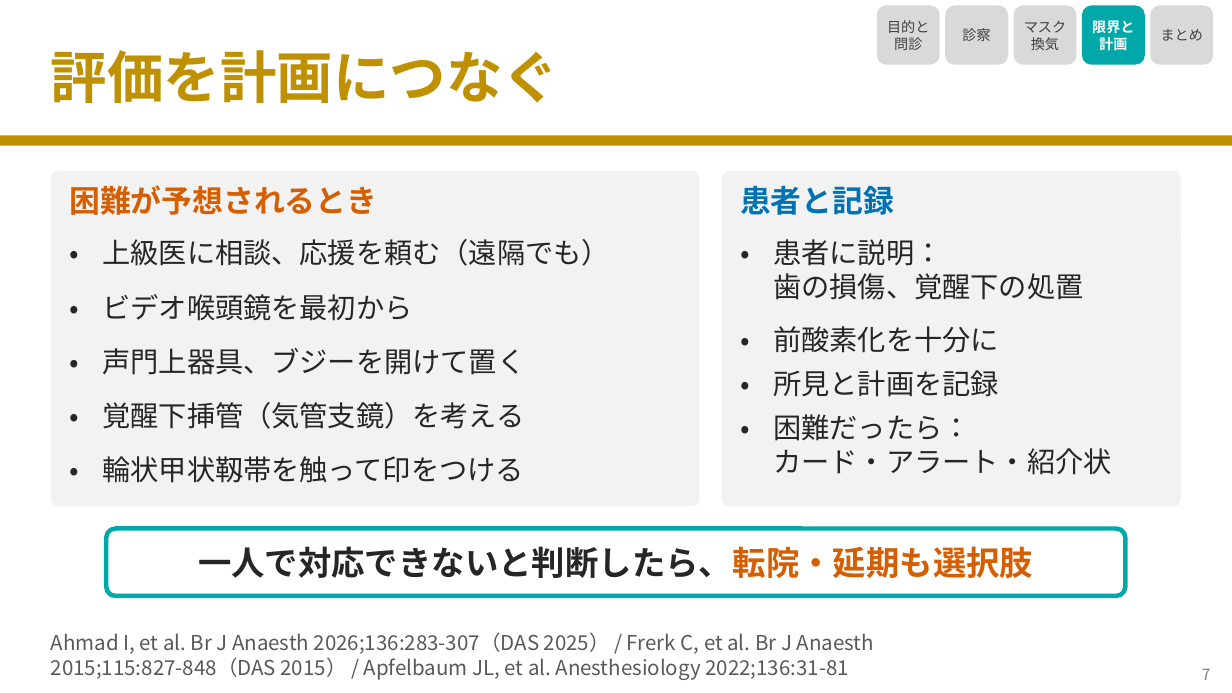
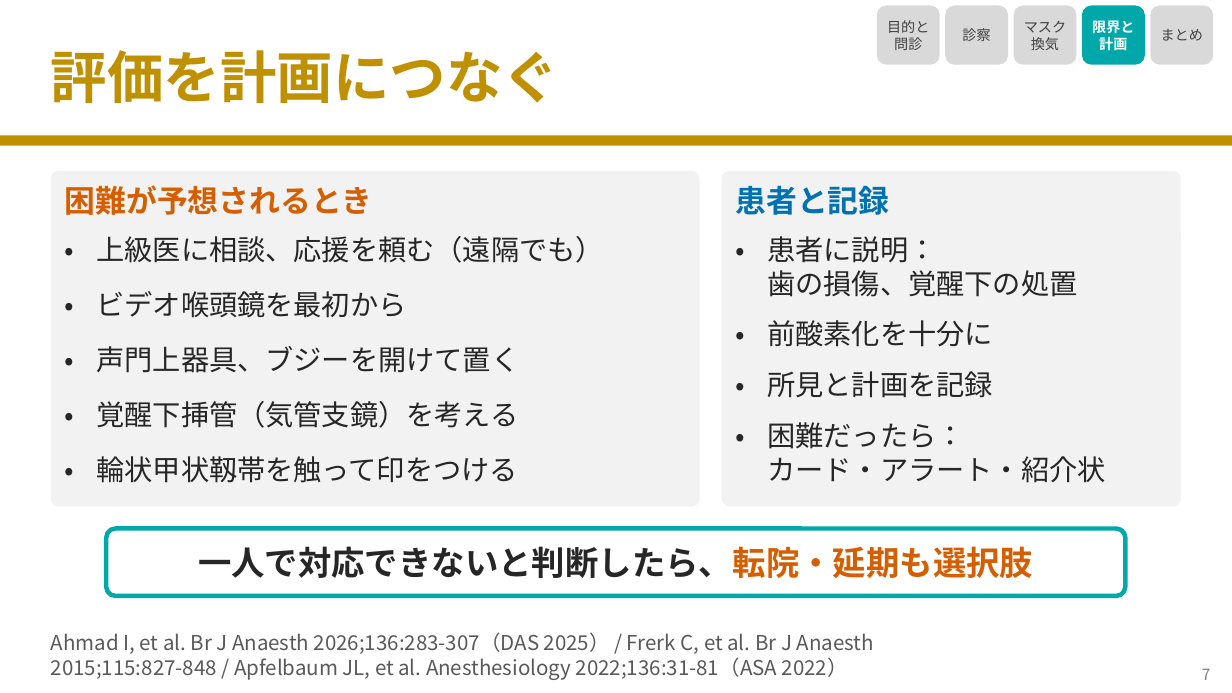
Before and after one commit to nobumitsu-3141/Anes-lecture, a slide deck: slide 8 of slides/4-2_preop_airway_assessment/4-2_preop_airway_assessment.pptx. Drawn at 1232x693 pixels with LibreOffice and Linux fonts; fonts in the diff are those of the drawing. Boxes give left, top, right and bottom in pixels: in the first picture for what was removed or moved away, otherwise in the second. Text is boxed around its words. In the diff, an @@ line names an element or a change of style, - is before the commit and + after.

```diff
--- a/slides/4-2_preop_airway_assessment/4-2_preop_airway_assessment.pptx
+++ b/slides/4-2_preop_airway_assessment/4-2_preop_airway_assessment.pptx
@@ text "困難が予想されるとき": place and size @@
-text "困難が予想されるとき" at <box>69,185,377,215</box>
+text "困難が予想されるとき" at <box>65,185,373,215</box>
@@ text "患者と記録": place and size @@
-text "患者と記録" at <box>740,185,894,215</box>
+text "患者と記録" at <box>736,185,890,215</box>
@@ text "上級医に相談、応援を頼む（遠隔でも）": place and size @@
-text "上級医に相談、応援を頼む（遠隔でも）" at <box>103,239,610,266</box>
+text "上級医に相談、応援を頼む（遠隔でも）" at <box>97,236,604,263</box>
@@ text "ビデオ喉頭鏡を最初から": place and size @@
-text "ビデオ喉頭鏡を最初から" at <box>103,294,413,321</box>
+text "ビデオ喉頭鏡を最初から" at <box>97,291,407,318</box>
@@ text added at <box>767,270,1077,297</box>, 22 pt, text #262626 @@
+歯の損傷、覚醒下の処置
@@ text at <box>773,273,1083,300</box>: paragraph removed @@
-歯の損傷、覚醒下の処置
@@ 4 texts: place and size @@
-4 texts at <box>69,236,774,365</box>
+4 texts at <box>65,232,767,360</box>
@@ text "前酸素化を十分に": place and size @@
-text "前酸素化を十分に" at <box>773,326,998,353</box>
+text "前酸素化を十分に" at <box>767,320,992,347</box>
@@ text "声門上器具、ブジーを開けて置く": place and size @@
-text "声門上器具、ブジーを開けて置く" at <box>103,348,526,375</box>
+text "声門上器具、ブジーを開けて置く" at <box>97,346,520,373</box>
@@ 4 texts: place and size @@
-4 texts at <box>69,344,774,495</box>
+4 texts at <box>65,342,767,495</box>
@@ text "所見と計画を記録": place and size @@
-text "所見と計画を記録" at <box>773,370,998,397</box>
+text "所見と計画を記録" at <box>767,371,992,398</box>
@@ text "覚醒下挿管（気管支鏡）を考える": place and size @@
-text "覚醒下挿管（気管支鏡）を考える" at <box>103,402,525,429</box>
+text "覚醒下挿管（気管支鏡）を考える" at <box>97,401,519,428</box>
@@ text "•": place and size @@
-text "•" at <box>740,410,774,453</box>
+text "•" at <box>736,419,767,461</box>
@@ text at <box>773,414,970,441</box>: paragraph removed @@
-困難だったら：
@@ text added at <box>767,422,964,449</box>, 22 pt, text #262626 @@
+困難だったら：
@@ text "輪状甲状靱帯を触って印をつける": place and size @@
-text "輪状甲状靱帯を触って印をつける" at <box>103,456,524,483</box>
+text "輪状甲状靱帯を触って印をつける" at <box>97,456,518,483</box>
@@ text "カード・アラート・紹介状": place and size @@
-text "カード・アラート・紹介状" at <box>773,414,1111,475</box>
+text "カード・アラート・紹介状" at <box>767,456,1105,483</box>
@@ text at <box>51,657,848,680</box>: text changed @@
-2015;115:827-848（DAS 2015） / Apfelbaum JL, et al. Anesthesiology 2022;136:31-81
+2015;115:827-848 / Apfelbaum JL, et al. Anesthesiology 2022;136:31-81（ASA 2022）
```
Also in this commit, not shown: 7 other slides changed, 27 other files.
